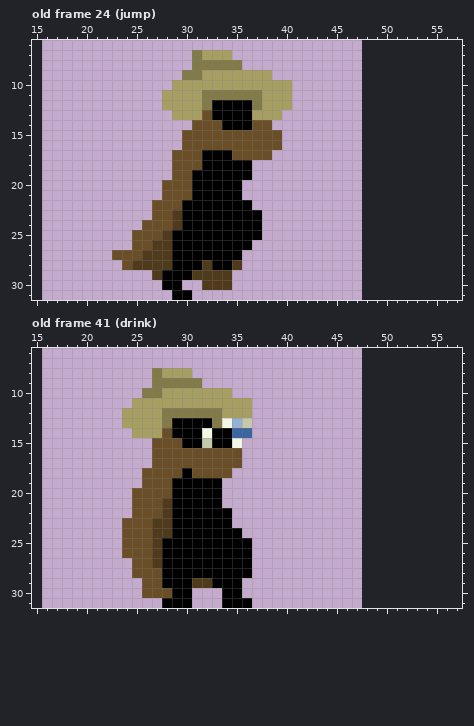
Two states of a pixel-art file, Assets/Resources/Sprites/Player/alchemist.aseprite. The picture above was drawn from the file before the commit.
32x32 pixels, 48 frames. Shown: old frame 24 (jump): x 15..57, y 6..31; old frame 41 (drink): x 15..57, y 6..31. The old version is drawn lined up with the new one, on the new canvas. The commit also changed other frames, which this record leaves out.
After the commit:
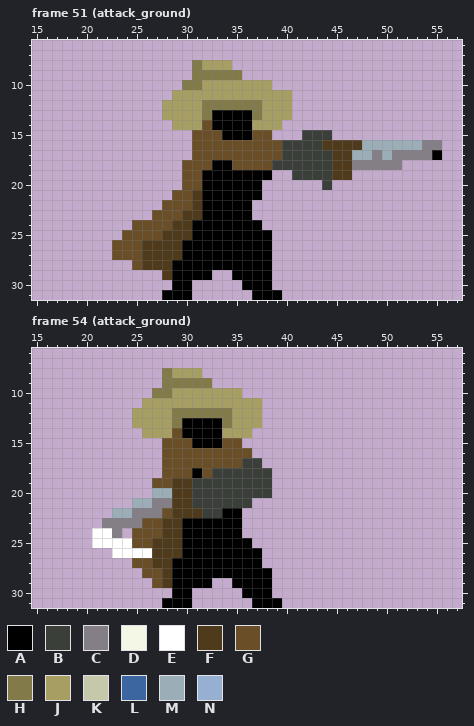
Palette (. is transparent): A #000000  B #3b3f3a  C #847e87  D #f5f7e6  E #ffffff  F #4f3a1b  G #694e27  H #827a49  J #a79e63  K #c6c9a9  L #3b669f  M #9badb7  N #97b0d1
A new or re-ordered frame is compared with the old frame closest to it.
The commit says: player attack visuals
What changed:
canvas 32x32 -> 64x32, the old top-left corner now at 16,0
frames 48 -> 62
Changed rows in their new state; - is an unchanged pixel.
Frame 51 (attack_ground) is new; against old frame 24 (jump):
first column x 23:
 7 --------....---------------------
 8 ---------JJJ.--------------------
 9 -------.-HHHH...-----------------
10 ------.HH-------..---------------
11 -----.---JJJJJJ------------------
12 ----------HHHH-------------------
13 -----J---H----H--J---------------
14 ------JJJ-A---JJJ----------------
15 -------.---AAA--.--BBB-----------
16 -------.---------BBBBFFFFMMMMMMCC
17 ------..-GGG----GBBBBBFFMMCMCCCCA
18 ------.--G--GGGGBBBBBBFFCCCCC----
19 ------.-G-----AA--BBBBFF---------
20 -----..-G----AA------B-----------
21 -----.--F----AA------------------
22 ----.--GF------------------------
23 ------GFF-----.------------------
24 --G----F-------------------------
25 -G----FF-------A-----------------
26 GG-F--F-------AA-----------------
27 ------F------AAA-----------------
28 -.G------A--AAAA-----------------
29 ----.F--AA..AAAA-----------------
30 -----.-A-...-AAA-----------------
31 -----A--------AAA----------------
Frame 54 (attack_ground) is new; against old frame 41 (drink):
first column x 21:
 8 ------.H--J--------
 9 ------.----H-------
10 -----.-H------J----
11 ----.-----------J--
12 ---.---J-----H--J--
13 ---.---JH---AHJJJ--
14 ----.--JG--A-JJJ---
15 ------.--G-A-GG----
16 ------.--------G---
17 ------.--------BB--
18 -----..--GA-BBBBBB-
19 -----.--FFBBBBBBBB-
20 ----..MMFFBBBBBBBB-
21 ----MMCCFFBBBBBB---
22 --MMCCCGFFFBB-A----
23 -CCCC-G-F-----A----
24 EEC.--G-F----------
25 EEEE---FF----------
26 --EEEE-FF-------A--
27 -------F--------A--
28 ----.--F--------AA-
29 -----.-F--AA..-AAA-
30 -----...-----..AAA-
31 -------------...AAA
Where, in picture pixels (left, top, right, bottom), the same in both pictures:
changed: (112, 50, 442, 300)
changed: (92, 368, 282, 608)
